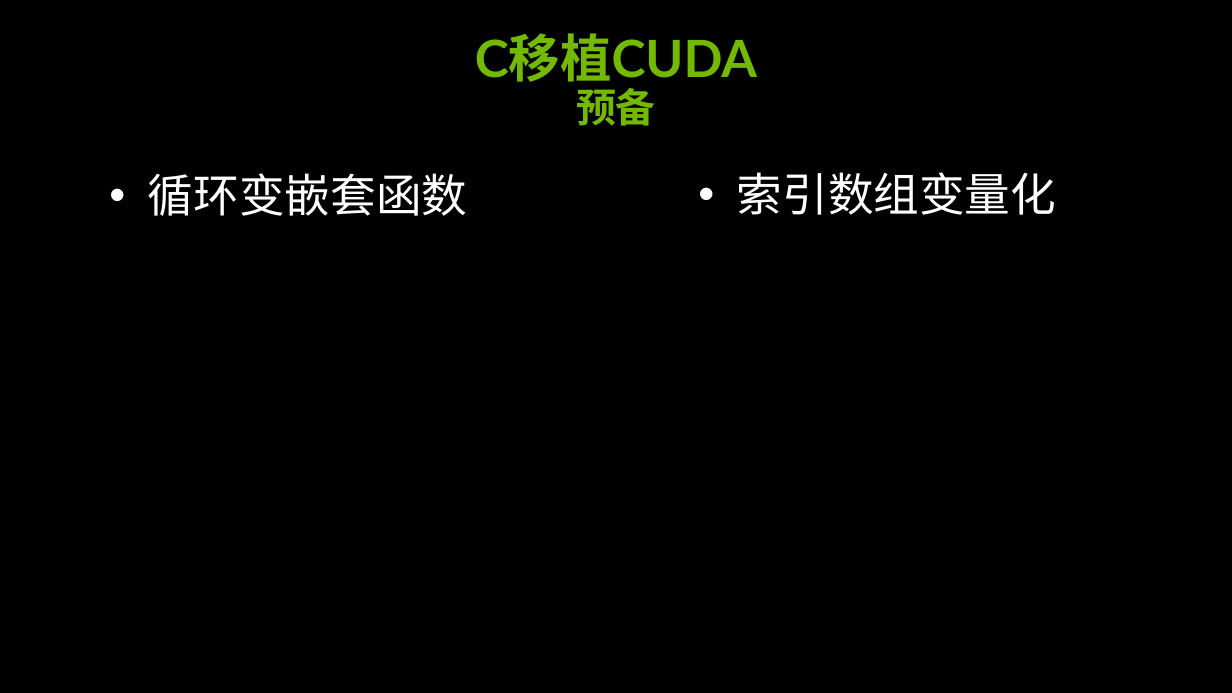
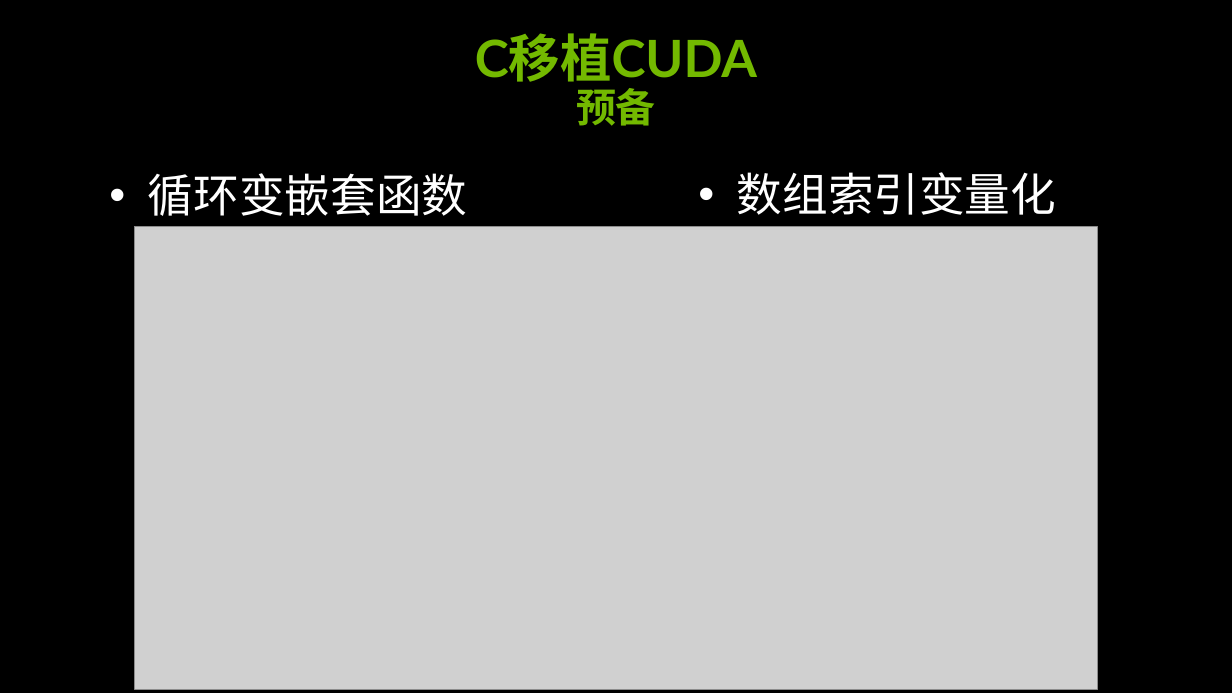
Before and after one commit to soulsheng/CUDA-Practice, a slide deck: slide 6 of doc/cuda_training_day1_pm(20141219Liu).pptx. Drawn at 1232x693 pixels with LibreOffice and Linux fonts; fonts in the diff are those of the drawing; grey boxes stand for pictures; background and template pictures are left out. Boxes give left, top, right and bottom in pixels: in the first picture for what was removed or moved away, otherwise in the second. Text is boxed around its words. In the diff, an @@ line names an element or a change of style, - is before the commit and + after.

Commit message:
shot 2 image - ready to port, process to port

```diff
--- a/doc/cuda_training_day1_pm(20141219Liu).pptx
+++ b/doc/cuda_training_day1_pm(20141219Liu).pptx
@@ text at bbox=[737, 172, 1056, 215]: text changed @@
-• 索引数组变量化
+• 数组索引变量化
@@ picture added at bbox=[134, 227, 1098, 690] @@
```
Also in this commit, not shown: 3 other slides changed, 1 slide added.
